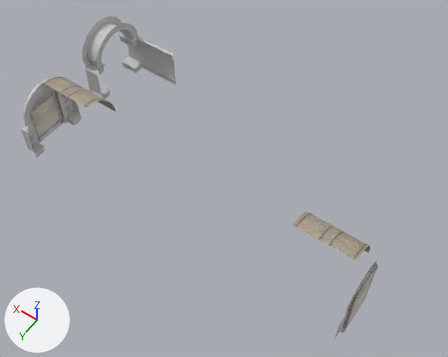
The OBJ model 3D Obj/Hallway.obj: old version first, new version second.
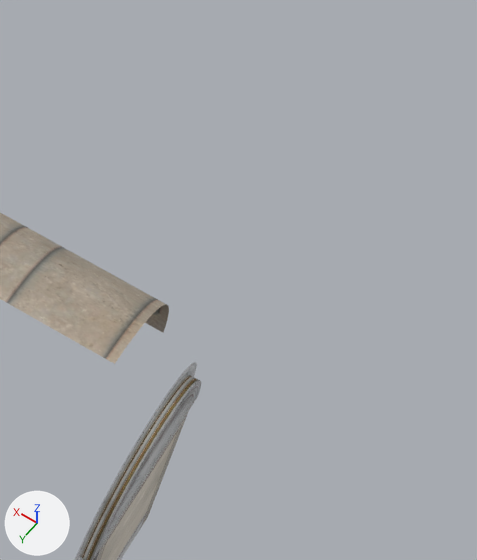
The first picture shows the older version from a camera (50 mm lens) standing at (-27.8, 67.6, 60.5) and looking at (-1.7, 31.0, 3.0). The close-ups show both versions on the part from 73% to 100% of the width and 47% to 87% of the height of that picture; other places that the commit changed are outside them. Every picture has the same lights, and +X, +Y and +Z are marked at lower left. Where no turn or scale is listed for an object, it has been applied to the vertices.

The first close-up shows 'Gang_Cap_Bogen002', 'Gang_Dach_Bogen_Var008'.
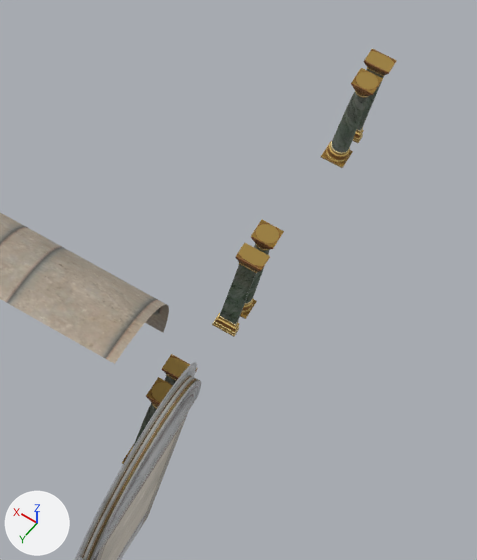
What differs and where, as boxes [x1, y1, x2, y2] in the close-ups (477 x 560 px):
'Pillar_Round061', added
    after: [321, 68, 383, 168]
'Pillar_Flat063', added
    after: [212, 243, 270, 337]
'Pillar_Round063', added (brown)
    after: [240, 220, 284, 319]
'Pillar_Flat061', added (brown)
    after: [353, 48, 397, 143]
'Pillar_Round072', added (brown)
    after: [122, 377, 173, 464]
'Pillar_Flat073', added (brown)
    after: [162, 354, 198, 385]

The change, as a list of edits to the scene's bpy script:
```text
Add img_collum_hallway_jpg:
    img_collum_hallway_jpg = load_image('Collum_Hallway.jpg', 'Collum_Hallway.jpg', 1024, 2048, 'sRGB')
Add mat_material__273:
    mat_material__273 = principled_material('Material__273')
    mat_material__273.texture = img_collum_hallway_jpg
    mat_material__273.roughness = 0.9
Add me_pillar_round072:
    me_pillar_round072.from_pydata(...)  # 336 vertices, 668 faces; spans x -21.58..-20.88, y 32.55..33.24, z 0.9..4.56
    me_pillar_round072.materials.append(mat_material__273)  # picture img_collum_hallway_jpg
Add me_pillar_round063:
    me_pillar_round063.from_pydata(...)  # 336 vertices, 668 faces; spans x -21.58..-20.88, y 26.47..27.16, z 0.9..4.56
    me_pillar_round063.materials.append(mat_material__273)  # picture img_collum_hallway_jpg
Add me_pillar_round061:
    me_pillar_round061.from_pydata(...)  # 336 vertices, 668 faces; spans x -21.58..-20.88, y 20.09..20.78, z 0.9..4.56
    me_pillar_round061.materials.append(mat_material__273)  # picture img_collum_hallway_jpg
Add me_pillar_flat073:
    me_pillar_flat073.from_pydata(...)  # 120 vertices, 236 faces; spans x -21.61..-20.85, y 31.73..32.26, z 0.9..4.56
    me_pillar_flat073.materials.append(mat_material__273)  # picture img_collum_hallway_jpg
Add me_pillar_flat063:
    me_pillar_flat063.from_pydata(...)  # 120 vertices, 236 faces; spans x -21.61..-20.85, y 27.45..27.98, z 0.9..4.56
    me_pillar_flat063.materials.append(mat_material__273)  # picture img_collum_hallway_jpg
Add me_pillar_flat061:
    me_pillar_flat061.from_pydata(...)  # 120 vertices, 236 faces; spans x -21.61..-20.85, y 19.27..19.8, z 0.9..4.56
    me_pillar_flat061.materials.append(mat_material__273)  # picture img_collum_hallway_jpg
Add ob_pillar_round072:
    ob_pillar_round072 = bpy.data.objects.new('Pillar_Round072', me_pillar_round072)
    ob_pillar_round072.location = (0.0, 0.0, 0.0)
Add ob_pillar_round063:
    ob_pillar_round063 = bpy.data.objects.new('Pillar_Round063', me_pillar_round063)
    ob_pillar_round063.location = (0.0, 0.0, 0.0)
Add ob_pillar_round061:
    ob_pillar_round061 = bpy.data.objects.new('Pillar_Round061', me_pillar_round061)
    ob_pillar_round061.location = (0.0, 0.0, 0.0)
Add ob_pillar_flat073:
    ob_pillar_flat073 = bpy.data.objects.new('Pillar_Flat073', me_pillar_flat073)
    ob_pillar_flat073.location = (0.0, 0.0, 0.0)
Add ob_pillar_flat063:
    ob_pillar_flat063 = bpy.data.objects.new('Pillar_Flat063', me_pillar_flat063)
    ob_pillar_flat063.location = (0.0, 0.0, 0.0)
Add ob_pillar_flat061:
    ob_pillar_flat061 = bpy.data.objects.new('Pillar_Flat061', me_pillar_flat061)
    ob_pillar_flat061.location = (0.0, 0.0, 0.0)
```
